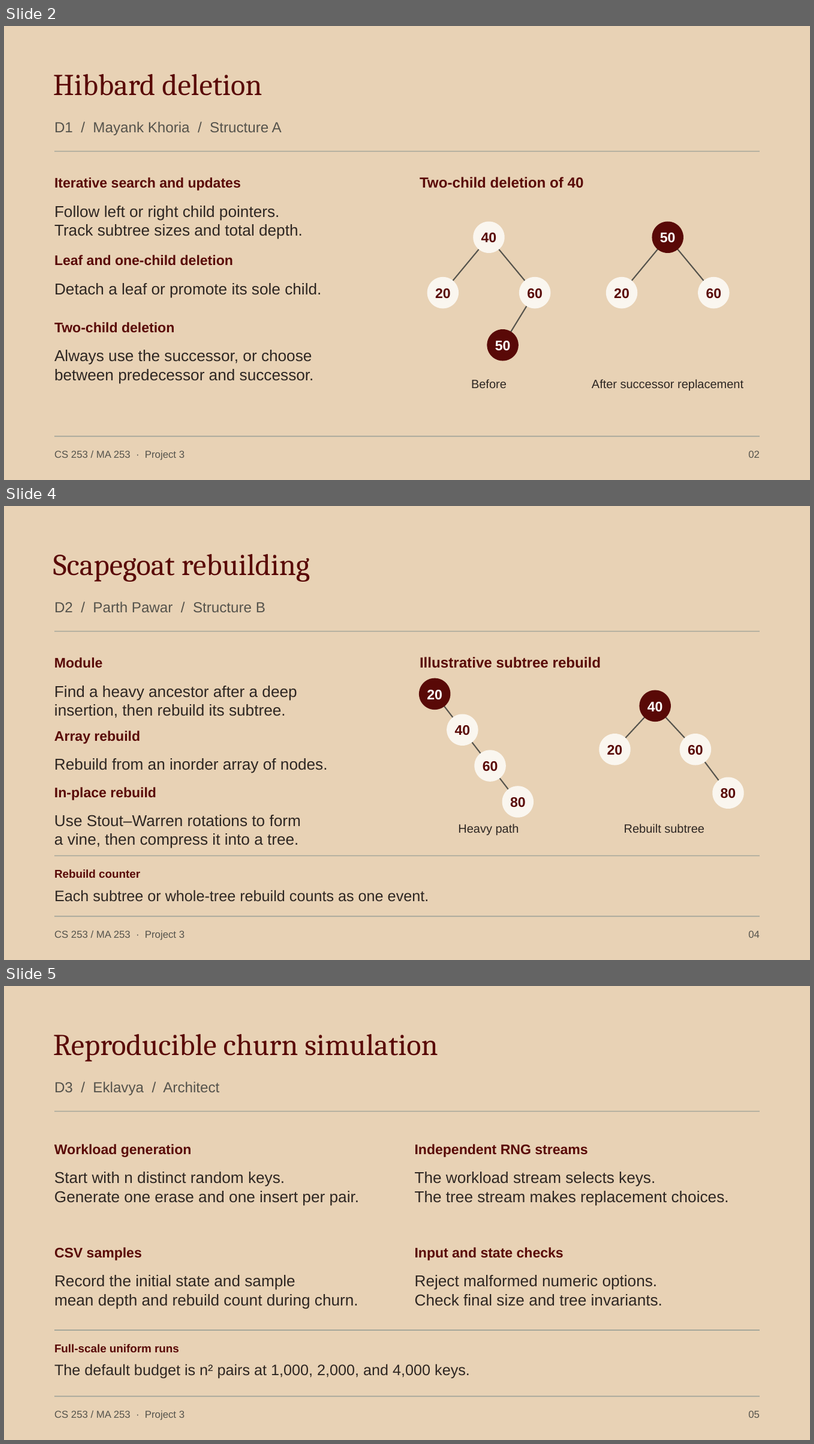
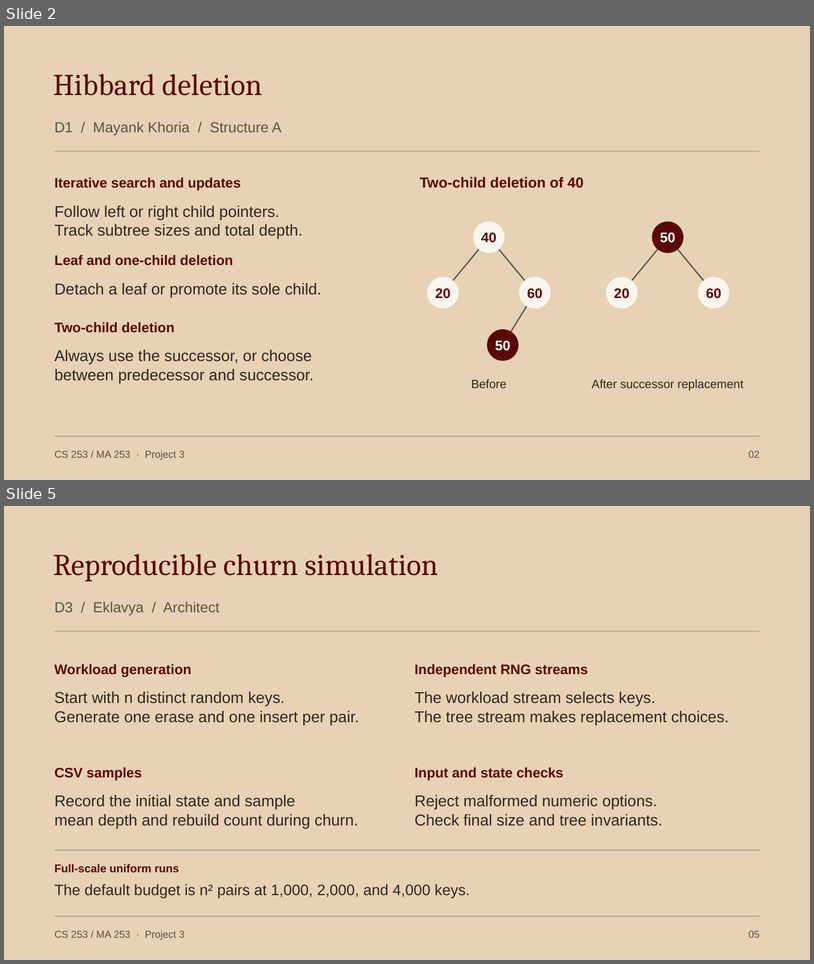
Before and after one commit to godofwar1007/CS253-Randumbs-P03, a slide deck: docs/slides/Project-3.pptx. Shown one above the other, each under a label of ours: slides 2, 4 and 5 before the commit, slides 2 and 5 after it; the slides between them are not shown. The pictures are 814x1444 and 814x964 pixels, drawn with LibreOffice and Linux fonts; fonts in the diff are those of the drawing. Boxes give left, top, right and bottom in pixels: in the first picture for what was removed or moved away, otherwise in the second. Text is boxed around its words. In the diff, an @@ line names an element or a change of style, - is before the commit and + after.

```diff
--- a/docs/slides/Project-3.pptx
+++ b/docs/slides/Project-3.pptx
@@ slide 4 removed at bbox=[4, 506, 810, 960], background #E8D2B5 @@
@@ text removed at bbox=[53, 554, 310, 582] @@
-Scapegoat rebuilding
@@ text removed at bbox=[54, 601, 266, 612] @@
-D2 / Parth Pawar / Structure B
@@ rectangle removed at bbox=[54, 631, 760, 632] @@
@@ text removed at bbox=[54, 657, 103, 667] @@
-Module
@@ text removed at bbox=[420, 657, 602, 668] @@
-Illustrative subtree rebuild
@@ text removed at bbox=[54, 685, 297, 718] @@
-Find a heavy ancestor after a deep
-insertion, then rebuild its subtree.
@@ ellipse removed at bbox=[419, 678, 450, 709] @@
-20
@@ rectangle removed at bbox=[435, 693, 463, 730] @@
@@ ellipse removed at bbox=[640, 690, 671, 721] @@
-40
@@ ellipse removed at bbox=[447, 714, 478, 745] @@
-40
@@ rectangle removed at bbox=[615, 705, 656, 750] @@
@@ rectangle removed at bbox=[655, 705, 696, 750] @@
@@ text removed at bbox=[54, 730, 140, 744] @@
-Array rebuild
@@ rectangle removed at bbox=[462, 729, 491, 766] @@
@@ ellipse removed at bbox=[599, 733, 631, 765] @@
-20
@@ ellipse removed at bbox=[680, 733, 712, 765] @@
-60
@@ ellipse removed at bbox=[474, 750, 506, 781] @@
-60
@@ rectangle removed at bbox=[696, 749, 729, 793] @@
@@ text removed at bbox=[54, 758, 328, 773] @@
-Rebuild from an inorder array of nodes.
@@ rectangle removed at bbox=[490, 765, 519, 802] @@
@@ text removed at bbox=[54, 787, 156, 800] @@
-In-place rebuild
@@ ellipse removed at bbox=[503, 786, 534, 817] @@
-80
@@ ellipse removed at bbox=[713, 777, 744, 808] @@
-80
@@ text removed at bbox=[54, 814, 301, 848] @@
-Use Stout–Warren rotations to form
-a vine, then compress it into a tree.
@@ text removed at bbox=[458, 823, 519, 835] @@
-Heavy path
@@ text removed at bbox=[624, 823, 705, 832] @@
-Rebuilt subtree
@@ rectangle removed at bbox=[54, 855, 760, 856] @@
@@ text removed at bbox=[54, 869, 140, 877] @@
-Rebuild counter
@@ text removed at bbox=[54, 889, 429, 901] @@
-Each subtree or whole-tree rebuild counts as one event.
@@ rectangle removed at bbox=[54, 916, 760, 917] @@
@@ text removed at bbox=[54, 930, 185, 940] @@
-CS 253 / MA 253 · Project 3
@@ text removed at bbox=[749, 930, 760, 937] @@
-04
```
Also in this commit, not shown: 4 slides changed, 2 slides added.
